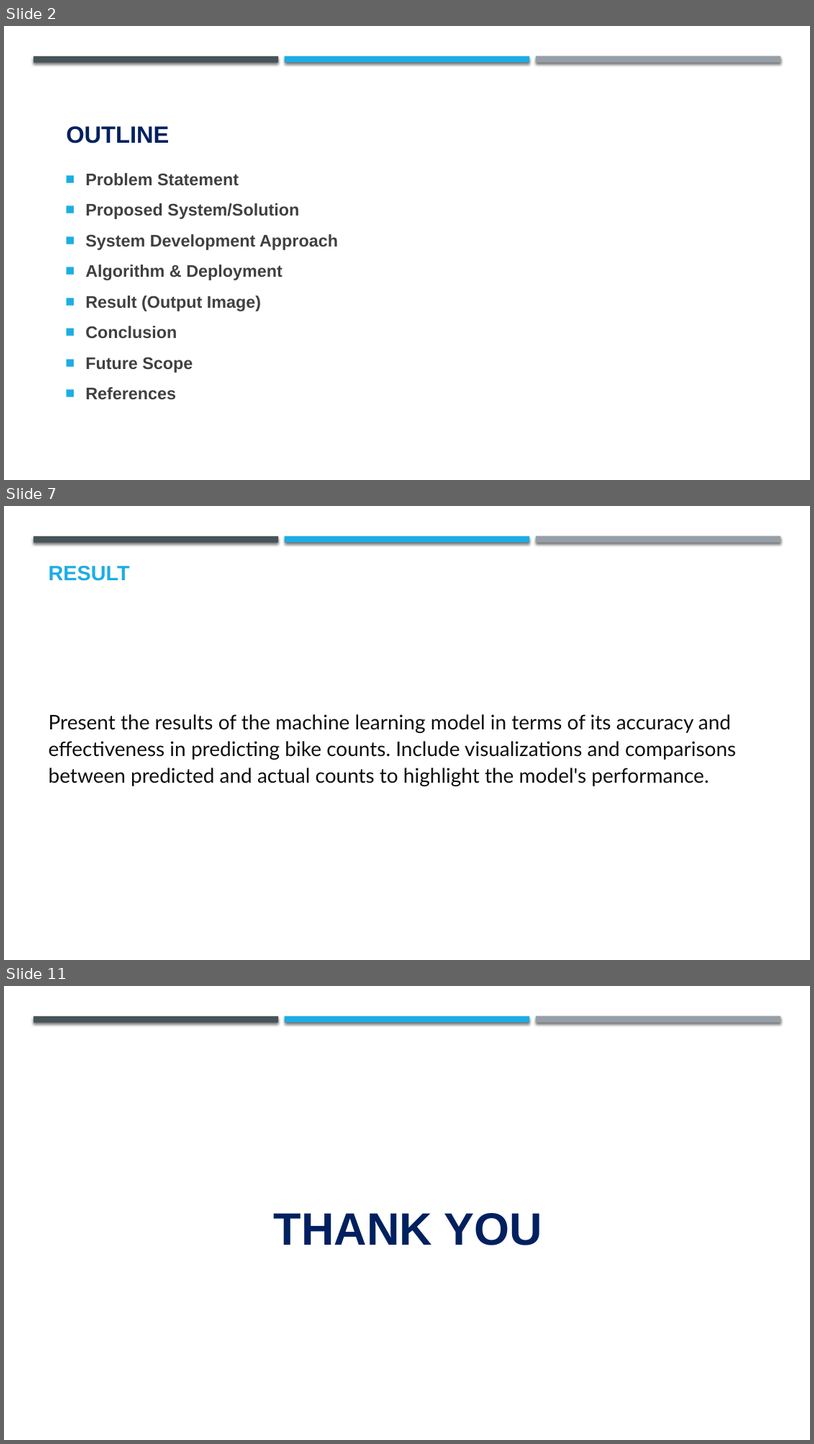
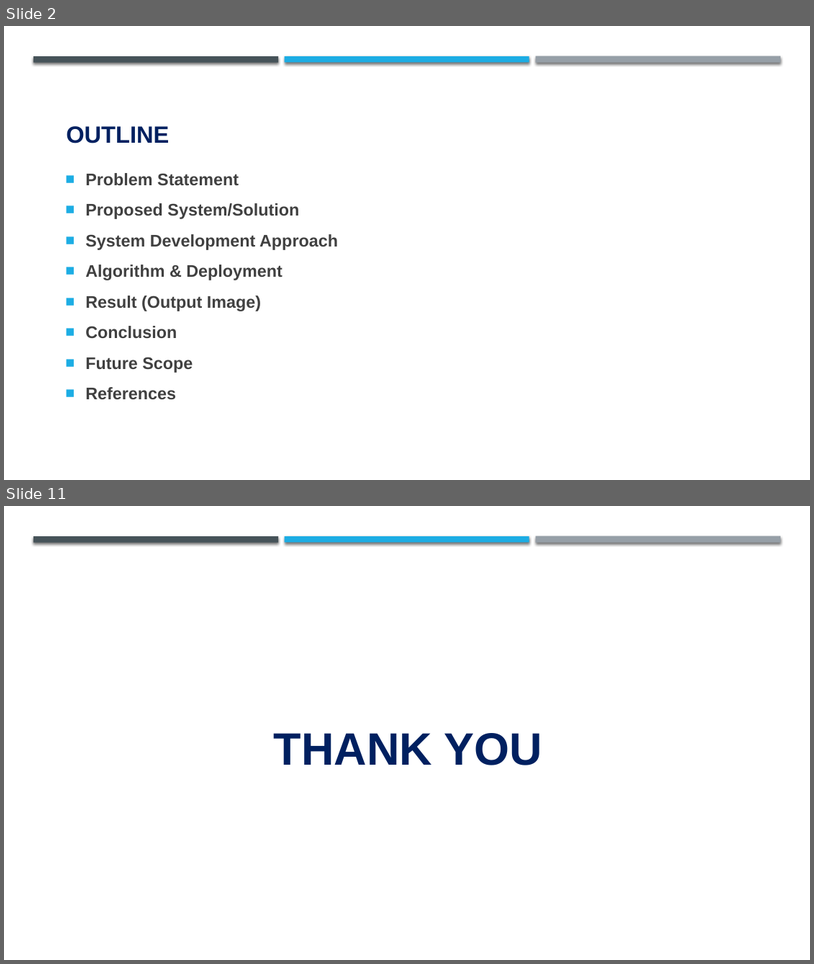
Before and after one commit to mdriz22/EDUNET-NAAN-MUDHALVAN, a slide deck: Steganography/Project template .pptx. Shown one above the other, each under a label of ours: slides 2, 7 and 11 before the commit, slides 2 and 11 after it; the slides between them are not shown. The pictures are 814x1444 and 814x964 pixels, drawn with LibreOffice and Linux fonts; fonts in the diff are those of the drawing; background and template pictures are left out. Boxes give left, top, right and bottom in pixels: in the first picture for what was removed or moved away, otherwise in the second. Text is boxed around its words. In the diff, an @@ line names an element or a change of style, - is before the commit and + after.

```diff
--- a/Steganography/Project template .pptx
+++ b/Steganography/Project template .pptx
@@ slide 7 removed at box(4, 506, 810, 960), background #FFFFFF; not listed: 3 template elements that a slide beside it also shows @@
@@ text removed at box(49, 566, 130, 581) @@
-RESULT
@@ text removed at box(49, 714, 736, 786) @@
-Present the results of the machine learning model in terms of its accuracy and effectiveness in predicting bike counts. Include visualizations and comparisons between predicted and actual counts to highlight the model's performance.
```
Also in this commit, not shown: 7 slides changed, 1 slide added, 4 other files.
